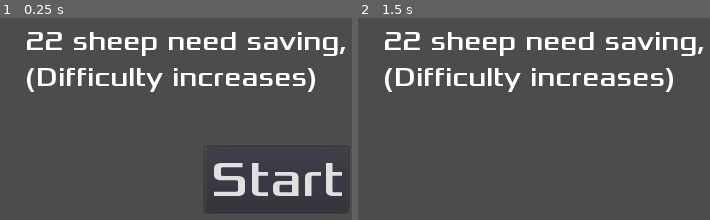
Above: before the commit, frames 1-2 (left to right).
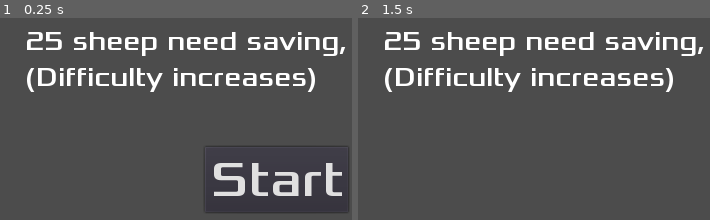
Above: after the commit, the same moments.

Repository: funbeedev/SaveTheSheepGame
Game: Godot game, scene res://HUD.tscn
Same seed, same stepped clock (60 frames per second), same inputs: the game is played once before the commit and once after it. This scene is started directly instead of the project's main scene.
Inputs:
- Up to frame 1 (0.25 s): no input
- Up to frame 2 (1.5 s): click "Start" at 0.5 s; tap Enter at 1.25 s; hold Right (ui_right) from 1.28 s (still down)
The pictures show only the part of the screen within x 0-50%, y 50-100%; the shares and areas given below are measured in that part.

The runs differ from the first frame. In frame 1, 0.2% of the frame differs, in the area x 13-18%, y 6-16%; in frame 2, 0.2%.

Commit message:
reduce messages between stages, goal is now 25 - when stage is cleared quickly move on to next - next goal is only showed every 5 stages

Diff:
--- a/HUD.gd
+++ b/HUD.gd
@@ -32,15 +32,17 @@
 	$Message.text = "Save more Sheep!"
 
 	# Message to show will depend on sheep score
-	if(sheep_score < 5):
+	if(sheep_score == 1):
 		$LevelMessage.text = "(Next target: Let's reach 5 sheep safe!)"
-	elif (sheep_score < 10):
+	elif (sheep_score == 5):
 		$LevelMessage.text = "(Next target: Let's reach 10 sheep safe!)"
-	elif (sheep_score < 15):
+	elif (sheep_score == 10):
 		$LevelMessage.text = "(Next target: Let's reach 15 sheep safe!)"
-	elif (sheep_score < 22):
-		$LevelMessage.text = "(Next target: Let's reach 22 sheep safe!)"
-	elif (sheep_score >= 22):
+	elif (sheep_score == 15):
+		$LevelMessage.text = "(Next target: Let's reach 20 sheep safe!)"
+	elif (sheep_score == 20):
+		$LevelMessage.text = "(Next target: Let's reach 25 sheep safe!)"
+	elif (sheep_score >= 25):
 		$LevelMessage.text = "All sheep are safe now! Celebrate!"
 
 
--- a/HUD.tscn
+++ b/HUD.tscn
@@ -102,7 +102,7 @@
 margin_right = 343.53
 margin_bottom = 56.0
 custom_fonts/font = SubResource( 5 )
-text = "22 sheep need saving, can you help?
+text = "25 sheep need saving, can you help?
 (Difficulty increases)"
 autowrap = true
 __meta__ = {
--- a/Main.gd
+++ b/Main.gd
@@ -3,6 +3,7 @@
 export (PackedScene) var Mob
 var score
 var sheep_score = 0
+var show_next_goal = false
 var mob_randomness = false
 
 # starting point for game
@@ -53,10 +54,6 @@
 	# does so by calling the queue_free function on every mode in the group
 	get_tree().call_group("mobs", "queue_free")
 
-	$Music.stop()
-	$WinSound.play()
-	$SheepWinSound.play()
-
 	### SET DIFFICULTY - scale player, increase mob spawn ###
 	print("Main: sheep score = %s" % sheep_score)
 
@@ -89,7 +86,7 @@
 		$Player.scale = Vector2(2.3, 2.3)
 		$MobTimer.wait_time = 0.3
 
-	elif(sheep_score < 22):
+	elif(sheep_score < 25):
 		$Player.scale = Vector2(2.5, 2.5)
 		$MobTimer.wait_time = 0.2
 
@@ -99,12 +96,28 @@
 		pass
 
 
+	# when sheep arrives
 	# update the sheep score in HUD
 	sheep_score += 1
 	$HUD.update_sheep_score(sheep_score)
+	# play sheep sound
+	$SheepWinSound.play()
 
-	# call next stage from HUD
-	$HUD.show_next_stage(sheep_score)
+	# decide when we should show next goal to player
+	if ((sheep_score == 1 ) or (sheep_score % 5 == 0)):
+		show_next_goal = true
+	else:
+		show_next_goal = false
+
+	if (show_next_goal == true):
+		$Music.stop()
+		$WinSound.play()
+
+		# call next stage from HUD and show start button
+		$HUD.show_next_stage(sheep_score)
+	else:
+		# manually call to start next stage
+		_on_StartTimer_timeout()
 
 
 
